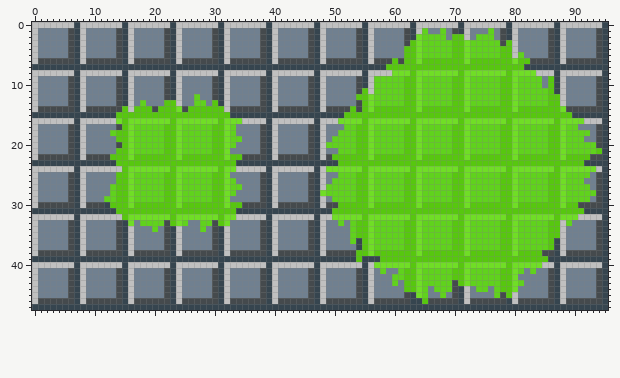
Sprite sheet: Alchemist Dungeon/Assets/NewTextures/SlimeEdges_spriteSheet.png. Above, as it was before the edit.
The file is 96x48 pixels.
After:
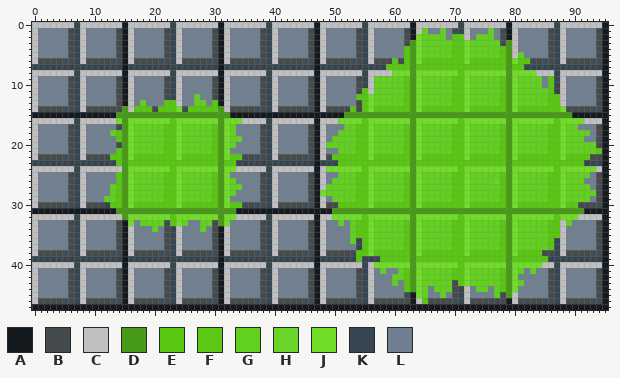
Palette (. is transparent): A #151a1e  B #454a4d  C #c0c0c0  D #479a16  E #57c70f  F #5cc816  G #60d21d  H #69d42a  J #70de26  K #36454f  L #708090
Diff:
Changed rows in their new state; - is an unchanged pixel.
first column x 0:
 0 ---------------A---------------A---------------A---------------A---------------A---------------A
 1 ---------------A---------------A---------------A---------------A---------------A---------------A
 2 ---------------A---------------A---------------A---------------A---------------A---------------A
 3 ---------------A---------------A---------------A---------------D---------------D---------------A
 4 ---------------A---------------A---------------A---------------D---------------D---------------A
 5 ---------------A---------------A---------------A---------------D---------------D---------------A
 6 ---------------A---------------A---------------A---------------D---------------D---------------A
 7 ---------------A---------------A---------------A---------------D---------------D---------------A
 8 ---------------A---------------A---------------A---------------D---------------D---------------A
 9 ---------------A---------------A---------------A---------------D---------------D---------------A
10 ---------------A---------------A---------------A---------------D---------------D---------------A
11 ---------------A---------------A---------------A---------------D---------------D---------------A
12 ---------------A---------------A---------------A---------------D---------------D---------------A
13 ---------------A---------------A---------------A---------------D---------------D---------------A
14 ---------------D---------------D---------------A---------------D---------------D---------------A
15 AAAAAAAAAAAAAADDDDDDDDDDDDDDDDDDDAAAAAAAAAAAAAAAAAAADDDDDDDDDDDDDDDDDDDDDDDDDDDDDDDDDDDDDDAAAAAA
16 ---------------D---------------D---------------A---------------D---------------D---------------A
17 ---------------D---------------D---------------A---------------D---------------D---------------A
18 ---------------D---------------D---------------A---------------D---------------D---------------A
19 ---------------D---------------D---------------A---------------D---------------D---------------A
20 ---------------D---------------D---------------A---------------D---------------D---------------A
21 ---------------D---------------D---------------A---------------D---------------D---------------A
22 ---------------D---------------D---------------A---------------D---------------D---------------A
23 ---------------D---------------D---------------A---------------D------------F--D---------------A
24 ---------------D---------------D---------------A---------------D---------------D---------------A
25 ---------------D---------------D---------------A---------------D---------------D---------------A
26 ---------------D---------------D---------------A---------------D-------------H-D---------------A
27 ---------------D---------------D---------------A---------------D---------------D---------------A
28 ---------------D---------------D---------------A---------------D---------------D---------------A
29 ---------------D---------------D---------------A---------------D---------------D---------------A
30 ---------------D---------------D---------------A---------------D---------------D---------------A
31 AAAAAAAAAAAAAADDDDDDDDDDDDDDDDDDDDAAAAAAAAAAAAAAAADDDDDDDDDDDDDDDDDDDDDDDDDDDDDDDDDDDDDDDDDDAAAA
32 ---------------D---------------D---------------A---------------D---------------D---------------A
33 ---------------A---------------D---------------A---------------D---------------D---------------A
34 ---------------A---------------A---------------A---------------D---------------D---------------A
35 ---------------A---------------A---------------A---------------D---------------D---------------A
36 ---------------A---------------A---------------A---------------D---------------D---------------A
37 ---------------A---------------A---------------A---------------D---------------D---------------A
38 ---------------A---------------A---------------A---------------D---------------D---------------A
39 ---------------A---------------A---------------A---------------D---------------D---------------A
40 ---------------A---------------A---------------A---------------D---------------D---------------A
41 ---------------A---------------A---------------A---------------D---------------D---------------A
42 ---------------A---------------A---------------A---------------D---------------D---------------A
43 ---------------A---------------A---------------A---------------D---------------D---------------A
44 ---------------A---------------A---------------A---------------D---------------D---------------A
45 ---------------A---------------A---------------A---------------A---------------D---------------A
46 ---------------A---------------A---------------A---------------AC--------------A---------------A
47 AAAAAAAAAAAAAAAAAAAAAAAAAAAAAAAAAAAAAAAAAAAAAAAAAAAAAAAAAAAAAAAAAAAAAAAAAAAAAAAAAAAAAAAAAAAAAAAA
Boxes around the changes in both pictures, in picture pixels (x1, y1, x2, y2):
changed: (32, 22, 608, 310)
